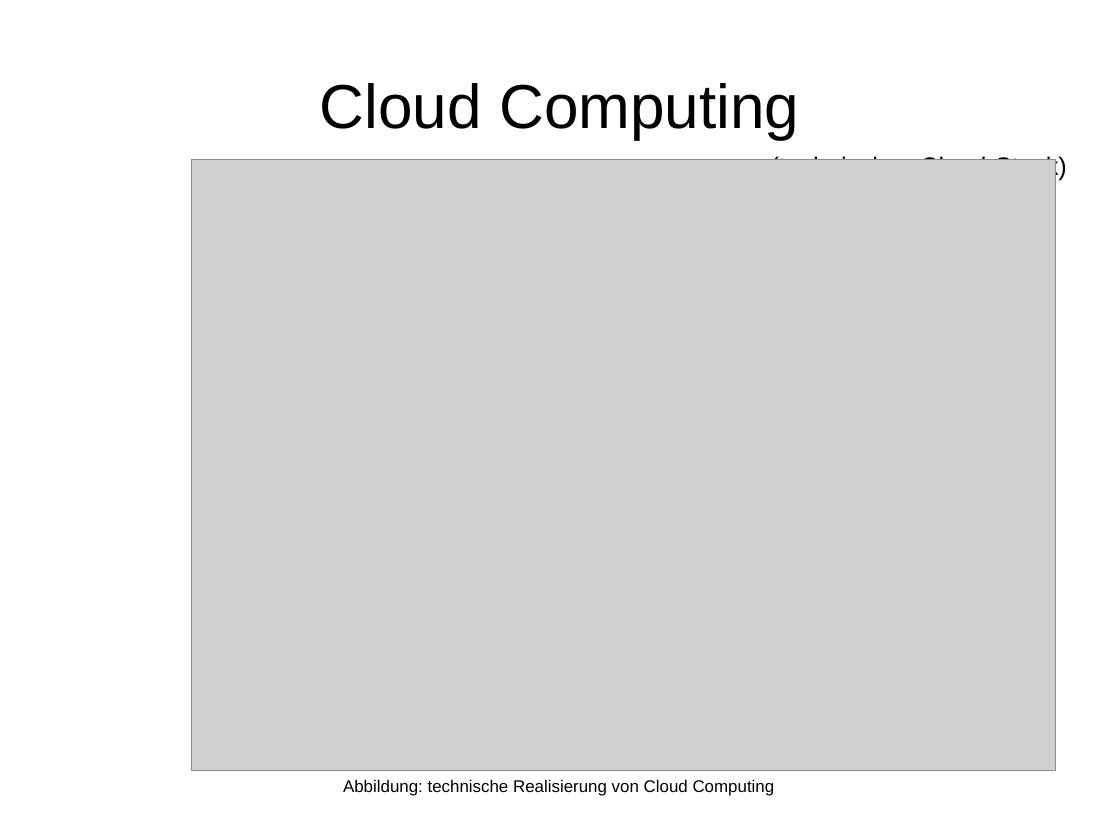
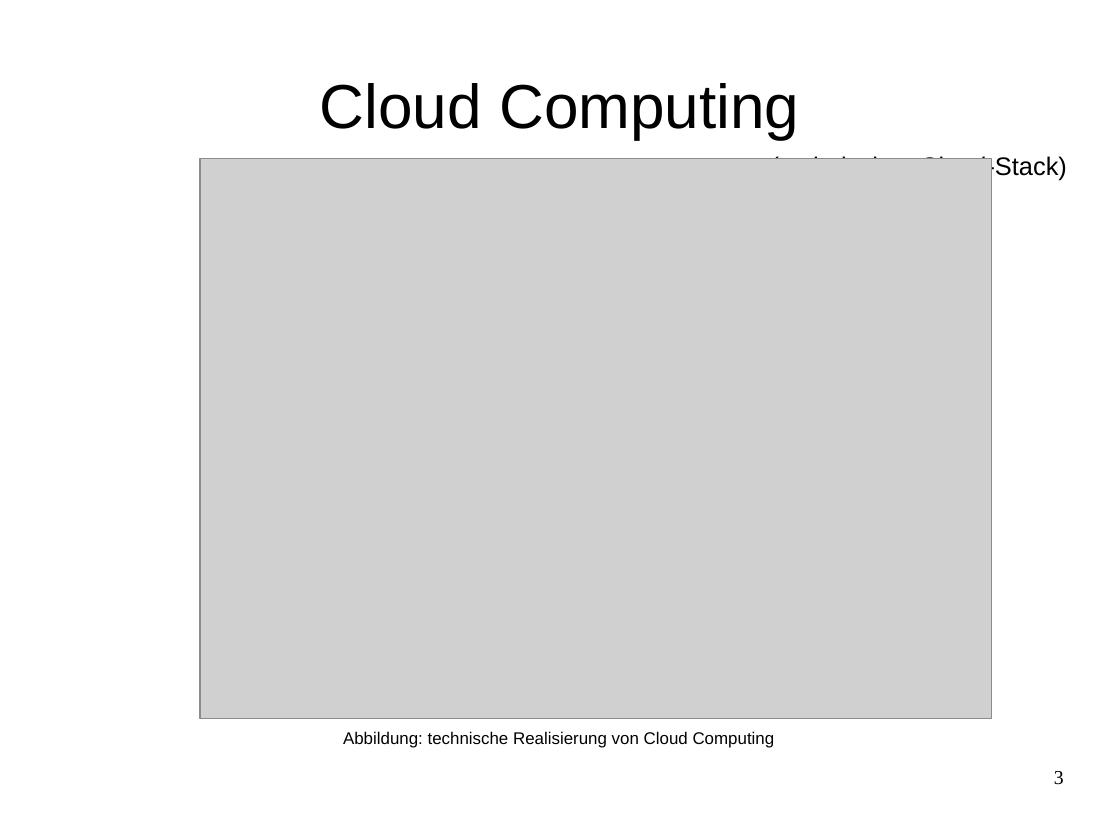
Before and after one commit to celentanos/inora, a slide deck: slide 3 of inora_vortrag.odp. Drawn at 1120x840 pixels with LibreOffice and Linux fonts; fonts in the diff are those of the drawing; grey boxes stand for pictures. Boxes give left, top, right and bottom in pixels: in the first picture for what was removed or moved away, otherwise in the second. Text is boxed around its words. In the diff, an @@ line names an element or a change of style, - is before the commit and + after.

```diff
--- a/inora_vortrag.odp
+++ b/inora_vortrag.odp
@@ picture: place and size @@
-picture at <box>192,160,1056,770</box>
+picture at <box>200,159,993,719</box>
@@ text "Abbildung: technische Realisierung von Cloud ...": place and size @@
-text "Abbildung: technische Realisierung von Cloud ..." at <box>343,779,775,796</box>
+text "Abbildung: technische Realisierung von Cloud ..." at <box>343,731,775,748</box>
@@ page number added at <box>1054,771,1064,785</box>, 14 pt, text #000000 @@
+3
```
Also in this commit, not shown: 6 other slides changed, 1 slide added, 10 other files.
